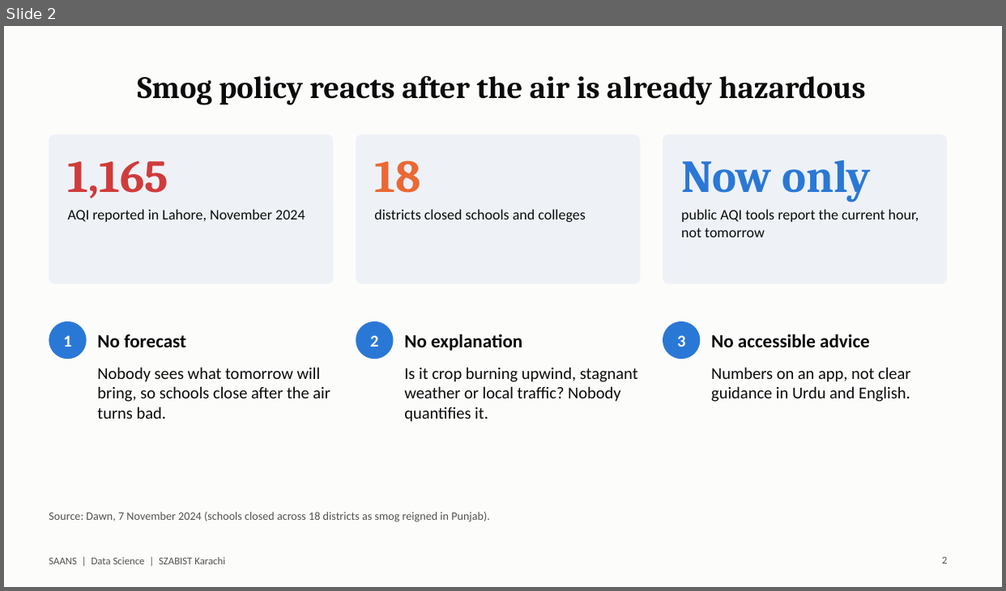
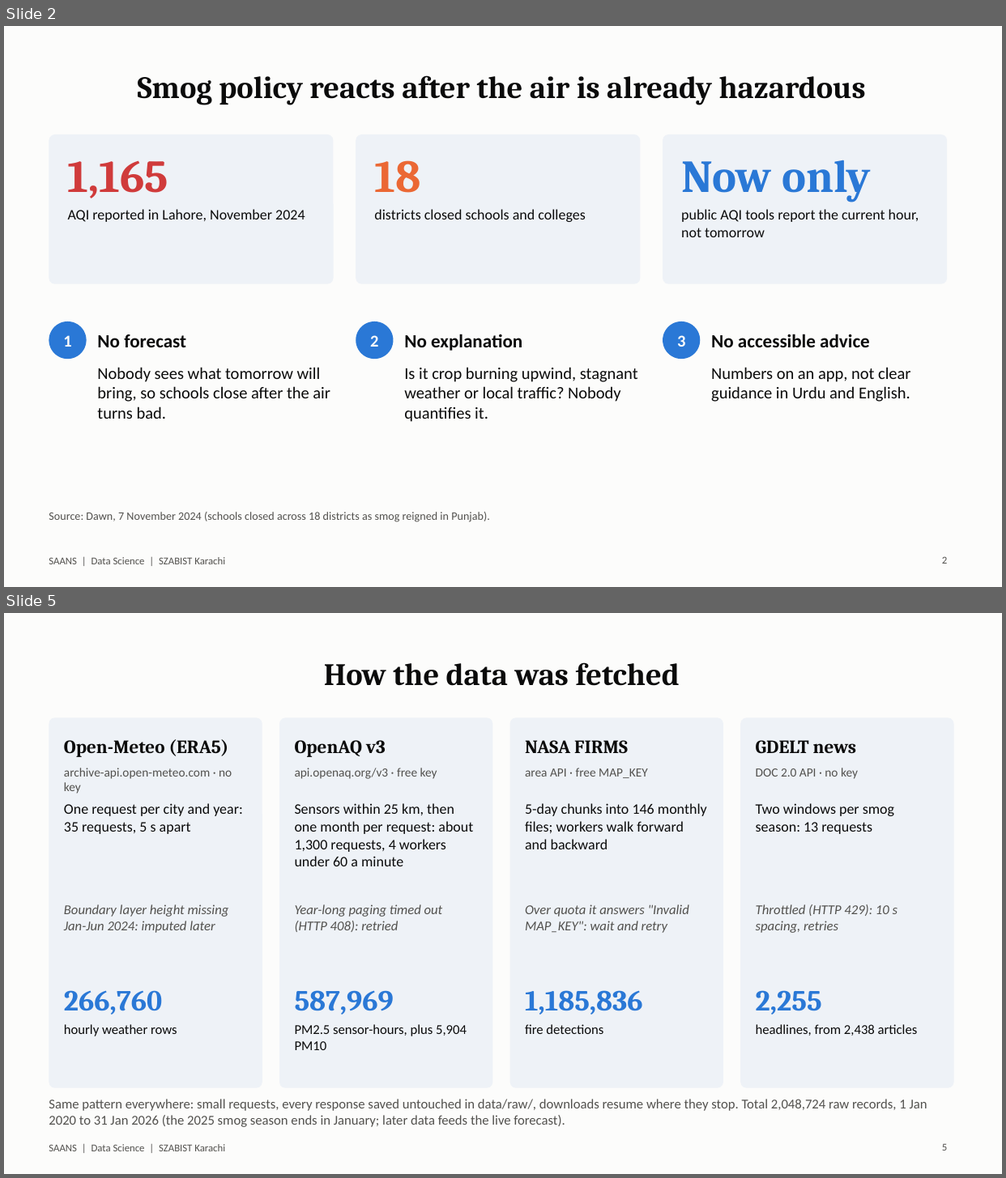
Before and after one commit to FarhanRajputFelix/saans, a slide deck: reports/SAANS_Presentation.pptx. Shown one above the other, each under a label of ours: slide 2 before the commit, slides 2 and 5 after it; the slides between them are not shown. The pictures are 1006x591 and 1006x1178 pixels, drawn with LibreOffice and Linux fonts; fonts in the diff are those of the drawing. Boxes give left, top, right and bottom in pixels: in the first picture for what was removed or moved away, otherwise in the second. Text is boxed around its words. In the diff, an @@ line names an element or a change of style, - is before the commit and + after.

```diff
--- a/reports/SAANS_Presentation.pptx
+++ b/reports/SAANS_Presentation.pptx
@@ slide 5 added at [4,613,1002,1174], background #FCFCFB; not listed: 1 template element that a slide beside it also shows @@
@@ title added at [324,662,680,686], 30 pt, text #0B0B0B, bold @@
+How the data was fetched
@@ rounded rectangle added at [49,717,262,1088], fill #EEF2F7 @@
@@ rounded rectangle added at [279,717,493,1088], fill #EEF2F7 @@
@@ rounded rectangle added at [510,717,723,1088], fill #EEF2F7 @@
@@ rounded rectangle added at [740,717,954,1088], fill #EEF2F7 @@
@@ text added at [64,739,229,757], 18 pt, text #0B0B0B, bold @@
+Open-Meteo (ERA5)
@@ text added at [295,740,386,757], 18 pt, text #0B0B0B, bold @@
+OpenAQ v3
@@ text added at [525,740,628,753], 18 pt, text #0B0B0B, bold @@
+NASA FIRMS
@@ text added at [756,740,857,754], 18 pt, text #0B0B0B, bold @@
+GDELT news
@@ text added at [64,768,232,794], 12 pt, text #52514E @@
+archive-api.open-meteo.com · no key
@@ text added at [295,768,437,779], 12 pt, text #52514E @@
+api.openaq.org/v3 · free key
@@ text added at [525,768,648,778], 12 pt, text #52514E @@
+area API · free MAP_KEY
@@ text added at [756,768,858,779], 12 pt, text #52514E @@
+DOC 2.0 API · no key
@@ text added at [64,803,243,834], 14 pt, text #0B0B0B @@
+One request per city and year: 35 requests, 5 s apart
@@ text added at [295,803,473,867], 14 pt, text #0B0B0B @@
+Sensors within 25 km, then one month per request: about 1,300 requests, 4 workers under 60 a minute
@@ text added at [525,803,707,850], 14 pt, text #0B0B0B @@
+5-day chunks into 146 monthly files; workers walk forward and backward
@@ text added at [756,803,894,834], 14 pt, text #0B0B0B @@
+Two windows per smog season: 13 requests
@@ text added at [64,905,229,933], 13 pt, text #52514E, italic @@
+Boundary layer height missing Jan-Jun 2024: imputed later
@@ text added at [295,905,443,932], 13 pt, text #52514E, italic @@
+Year-long paging timed out (HTTP 408): retried
@@ text added at [525,905,689,933], 13 pt, text #52514E, italic @@
+Over quota it answers "Invalid MAP_KEY": wait and retry
@@ text added at [756,905,897,933], 13 pt, text #52514E, italic @@
+Throttled (HTTP 429): 10 s spacing, retries
@@ text added at [64,990,162,1015], 28 pt, text #2A78D6, bold @@
+266,760
@@ text added at [295,990,394,1015], 28 pt, text #2A78D6, bold @@
+587,969
@@ text added at [525,990,643,1015], 28 pt, text #2A78D6, bold @@
+1,185,836
@@ text added at [756,990,822,1015], 28 pt, text #2A78D6, bold @@
+2,255
@@ text added at [64,1024,177,1037], 13 pt, text #0B0B0B @@
+hourly weather rows
@@ text added at [295,1024,467,1050], 13 pt, text #0B0B0B @@
+PM2.5 sensor-hours, plus 5,904 PM10
@@ text added at [525,1024,603,1034], 13 pt, text #0B0B0B @@
+fire detections
@@ text added at [756,1024,918,1036], 13 pt, text #0B0B0B @@
+headlines, from 2,438 articles
@@ text added at [49,1099,927,1127], 13 pt, text #52514E @@
+Same pattern everywhere: small requests, every response saved untouched in data/raw/, downloads resume where they stop. Total 2,048,724 raw records, 1 Jan 2020 to 31 Jan 2026 (the 2025 smog season ends in January; later data feeds the live forecast).
@@ page number added at [942,1144,947,1151], 10 pt, text #52514E @@
+5
```
Also in this commit, not shown: 11 slides changed, 3 other slides added, 1 slide removed, 4 other files.
